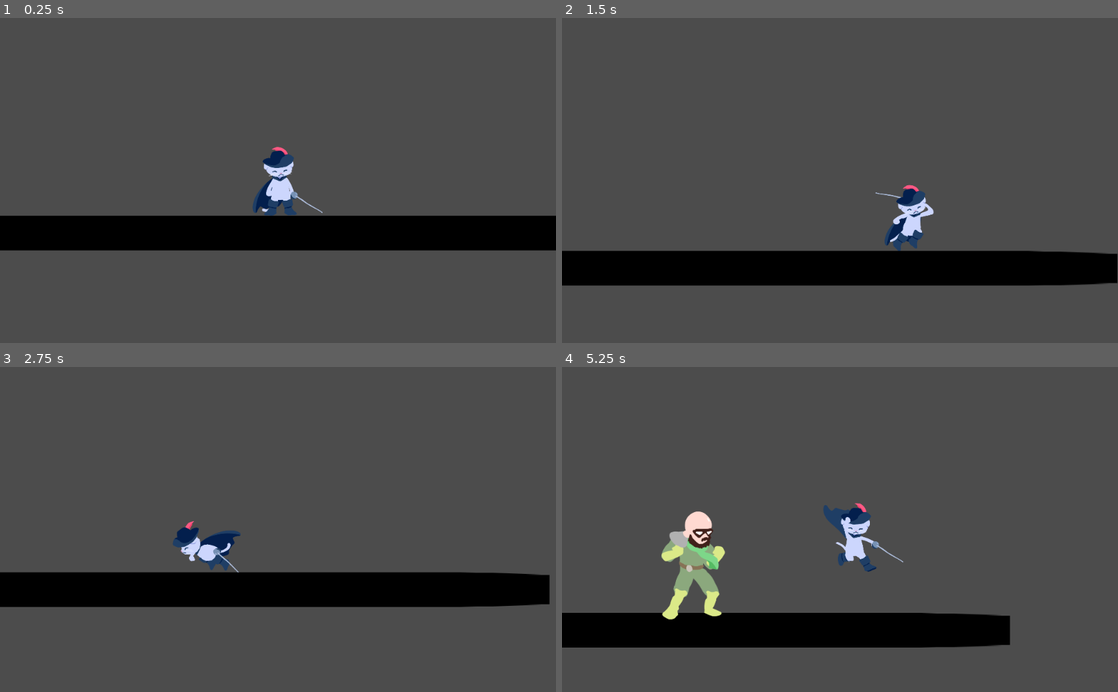
Above: before the commit, frames 1-4 (two rows, left to right).
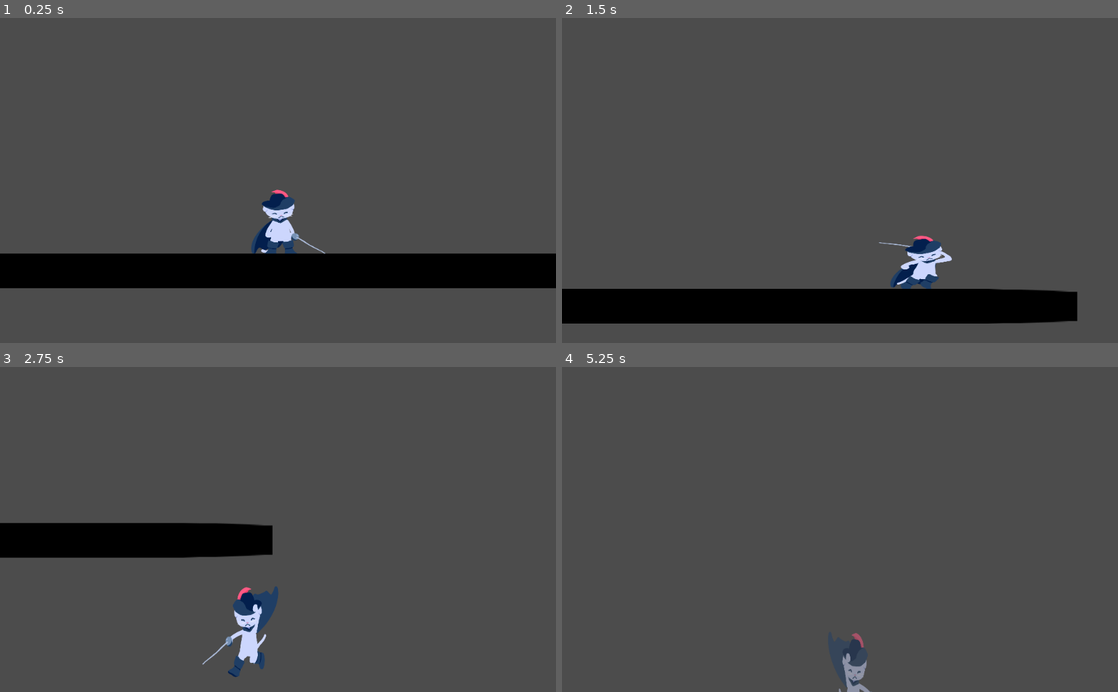
Above: after the commit, the same moments.

Repository: cyu2019/coots-game-proj
Game: Godot game, scene res://levels/test.tscn
The game is run twice, just before and just after one commit, with the same random seed, the same clock (stepped at 60 frames per second) and the same inputs. The engine's default icon, where the game draws it, is replaced by a stand-in: a white triangle on a blue panel in a dark square.
Inputs:
- Up to frame 1 (0.25 s): no input
- Up to frame 2 (1.5 s): hold Space (jump) 0.53-1.28 s; hold Right (move_right) from 0.53 s (still down); tap K (attack) at 1.35 s
- Up to frame 3 (2.75 s): tap Space (jump) at 1.52, 1.55, 1.82 s; release Right (move_right) at 2.03 s; hold A (move_left) from 2.03 s (still down); hold Space (jump) from 2.03 s (still down); tap Shift (dash) at 2.1 s
- Up to frame 4 (5.25 s): release A (move_left) at 2.78 s; release Space (jump) at 2.78 s; hold Right (move_right) 2.78-4.28 s; tap Space (jump) at 2.85, 3.02, 3.32, 4.52, 4.55, 4.82 s; hold Space (jump) 3.53-4.28 s; tap K (attack) at 3.6 s; hold A (move_left) 4.28-5.03 s; tap Shift (dash) at 4.35 s; hold Right (move_right) from 5.03 s (still down); hold Space (jump) from 5.03 s (still down)

The runs differ from the first frame. In frame 1, 22% of the frame differs, in the area x 0-100%, y 39-84%; in frame 2, 22%; in frame 3, 17%; in frame 4, 12%.

Commit message:
lots of juice!!! impacts, squash and stretch and stuff

Diff:
--- /dev/null
+++ b/particles/LandParticles.tscn
@@ -0,0 +1,32 @@
+[gd_scene load_steps=6 format=2]
+
+[ext_resource path="res://particles/OneShotParticles.gd" type="Script" id=1]
+[ext_resource path="res://particles/smoke.png" type="Texture" id=2]
+
+[sub_resource type="Curve" id=11]
+_data = [ Vector2( 0, 1 ), 0.0, -2.59146, 0, 0, Vector2( 1, 0 ), 0.0, 0.0, 0, 0 ]
+
+[sub_resource type="CurveTexture" id=10]
+curve = SubResource( 11 )
+
+[sub_resource type="ParticlesMaterial" id=12]
+emission_shape = 1
+emission_sphere_radius = 30.0
+flag_disable_z = true
+direction = Vector3( 0, -1, 0 )
+gravity = Vector3( 0, 1000, 0 )
+initial_velocity = 800.0
+orbit_velocity = 0.0
+orbit_velocity_random = 0.0
+scale = 0.1
+scale_random = 0.2
+scale_curve = SubResource( 10 )
+
+[node name="LandParitlces" type="Particles2D"]
+emitting = false
+amount = 16
+one_shot = true
+explosiveness = 1.0
+process_material = SubResource( 12 )
+texture = ExtResource( 2 )
+script = ExtResource( 1 )
--- /dev/null
+++ b/particles/OneShotParticles.gd
@@ -0,0 +1,16 @@
+extends Particles2D
+
+
+# Declare member variables here. Examples:
+# var a = 2
+# var b = "text"
+
+
+# Called when the node enters the scene tree for the first time.
+func _ready():
+	emitting = true
+	pass # Replace with function body.
+
+func _process(delta):
+	if not emitting:
+		queue_free()
--- a/player/player.gd
+++ b/player/player.gd
@@ -7,8 +7,8 @@
 const SLASH_SCENE = preload("res://player/slash/slash.tscn")
 
 # == numbers to tweak ==
-const max_speed = 600 # How fast the player will move (pixels/sec).
-const acceleration = 300
+const max_speed = 700 # How fast the player will move (pixels/sec).
+const acceleration = 350
 
 const gravity = 50
 const jump_speed = 1200
@@ -29,8 +29,10 @@
 
 var velocity
 var snap
+var should_flip = false
 var was_on_floor = true
 
+const initial_sprite_scale = 0.3
 
 var enemies_in_hurtbox = []
 var is_invincible = false
@@ -42,6 +44,7 @@
 func _ready():
 	Globals.player = self
 	velocity = Vector2.ZERO
+
 
 
 # the way we currently get variable jump heights is to cut the jump speed when the player releases the jump button.
@@ -82,10 +85,20 @@
 		enemies_in_hurtbox.remove(i)
 
 func squashy_stretch(delta):
-	#$AnimatedSprite.scale.y = lerp($AnimatedSprite.scale.y, 0.3 - abs(velocity.x)/max_speed/50, delta*5)
-	$AnimatedSprite.scale.x = lerp($AnimatedSprite.scale.x, 0.3 - abs(velocity.y)/max_speed/50, delta*5)
+	#https://www.youtube.com/watch?v=iJx6uKqufJo
+
+	if not is_on_floor() or state == GAME_STATE.DASH:
+		$AnimatedSprite.scale.y = range_lerp(abs(velocity.y), 0, abs(jump_speed), 0.9, 1.3) * initial_sprite_scale
+		$AnimatedSprite.scale.x = range_lerp(abs(velocity.y), 0, abs(jump_speed), 1.1, 0.9) * initial_sprite_scale
+
+
 	if is_on_floor() and not was_on_floor:
-		$AnimatedSprite.scale.y = 0.28
+		$AnimatedSprite.scale.y = range_lerp(abs(velocity.y), 0, abs(1700), 0.8, 0.6) * initial_sprite_scale
+		$AnimatedSprite.scale.x = range_lerp(abs(velocity.y), 0, abs(1700), 1.1, 1.4) * initial_sprite_scale
+	was_on_floor = is_on_floor()
+
+	$AnimatedSprite.scale.x = lerp($AnimatedSprite.scale.x, initial_sprite_scale, 1 - pow(0.01, delta))
+	$AnimatedSprite.scale.y = lerp($AnimatedSprite.scale.y, initial_sprite_scale, 1 - pow(0.01, delta))
 
 # called every frame
 func _process(delta):
@@ -94,7 +107,6 @@
 		hurt()
 
 	squashy_stretch(delta)
-	was_on_floor = is_on_floor()
 	# if there is ground within this vector it will stick the player to the ground so they can walk down slopes
 	# see move_and_slide_with_snap
 	snap = Vector2.DOWN * 16
@@ -162,7 +174,6 @@
 	elif $AnimatedSprite.animation == "attack_down":
 		offset_dir = Vector2(0, 1)
 
-
 	var slash = SLASH_SCENE.instance()
 	slash.init(offset_dir)
 	#slash.init(global_position, offset_dir)
@@ -175,9 +186,13 @@
 	var on_floor = is_on_floor()
 
 	if Input.is_action_pressed("move_right"):
+
 		velocity.x += acceleration
+
+		should_flip = false
 	elif Input.is_action_pressed("move_left"):
 		velocity.x -= acceleration
+		should_flip = true
 	else:
 		velocity.x += -sign(velocity.x) * acceleration
 
@@ -210,10 +225,7 @@
 		jump_cut()
 
 	if state == GAME_STATE.MOVEMENT:
-		if velocity.x < 0:
-			$AnimatedSprite.flip_h = true
-		elif velocity.x > 0:
-			$AnimatedSprite.flip_h = false
+		$AnimatedSprite.flip_h = should_flip
 
 		if velocity.y > 0:
 			$AnimatedSprite.play("fall")
--- a/player/player.tscn
+++ b/player/player.tscn
@@ -84,17 +84,18 @@
 script = ExtResource( 2 )
 
 [node name="AnimatedSprite" type="AnimatedSprite" parent="."]
+position = Vector2( 0, 75 )
 scale = Vector2( 0.3, 0.3 )
 frames = SubResource( 1 )
 animation = "idle"
-frame = 2
 playing = true
+offset = Vector2( 0, -250 )
 
 [node name="InvincibilityTimer" type="Timer" parent="."]
 one_shot = true
 
 [node name="InvincibilityFlashTimer" type="Timer" parent="."]
-wait_time = 0.5
+wait_time = 0.1
 autostart = true
 
 [node name="DashTimer" type="Timer" parent="."]
@@ -110,6 +111,8 @@
 shape = SubResource( 2 )
 
 [node name="Camera2D" type="Camera2D" parent="."]
+pause_mode = 2
+offset = Vector2( 0, -70 )
 current = true
 smoothing_enabled = true
 script = ExtResource( 3 )
--- /dev/null
+++ b/player/slash-impacts/SlashImpact.gd
@@ -0,0 +1,22 @@
+extends AnimatedSprite
+
+
+# Declare member variables here. Examples:
+# var a = 2
+# var b = "text"
+
+
+# Called when the node enters the scene tree for the first time.
+func _ready():
+	scale *= rand_range(0.9,1.1)
+	play()
+
+
+# Called every frame. 'delta' is the elapsed time since the previous frame.
+#func _process(delta):
+#	pass
+
+
+func _on_straightimpact_animation_finished():
+	queue_free()
+	pass # Replace with function body.
--- /dev/null
+++ b/player/slash-impacts/cross_impact.tscn
@@ -0,0 +1,26 @@
+[gd_scene load_steps=8 format=2]
+
+[ext_resource path="res://player/slash-impacts/SlashImpact.gd" type="Script" id=1]
+[ext_resource path="res://player/slash-impacts/cross-impact-sprites/slash-impact-20000.png" type="Texture" id=2]
+[ext_resource path="res://player/slash-impacts/cross-impact-sprites/slash-impact-20003.png" type="Texture" id=3]
+[ext_resource path="res://player/slash-impacts/cross-impact-sprites/slash-impact-20002.png" type="Texture" id=4]
+[ext_resource path="res://player/slash-impacts/cross-impact-sprites/slash-impact-20001.png" type="Texture" id=5]
+
+[sub_resource type="CanvasItemMaterial" id=2]
+blend_mode = 1
+
+[sub_resource type="SpriteFrames" id=1]
+animations = [ {
+"frames": [ ExtResource( 2 ), ExtResource( 5 ), ExtResource( 4 ), ExtResource( 3 ) ],
+"loop": false,
+"name": "default",
+"speed": 20.0
+} ]
+
+[node name="CrossImpact" type="AnimatedSprite"]
+material = SubResource( 2 )
+scale = Vector2( 0.8, 0.8 )
+frames = SubResource( 1 )
+script = ExtResource( 1 )
+
+[connection signal="animation_finished" from="." to="." method="_on_straightimpact_animation_finished"]
--- /dev/null
+++ b/player/slash-impacts/straight_impact.tscn
@@ -0,0 +1,26 @@
+[gd_scene load_steps=8 format=2]
+
+[ext_resource path="res://player/slash-impacts/straight-impact-sprites/slash-impact-10000.png" type="Texture" id=1]
+[ext_resource path="res://player/slash-impacts/straight-impact-sprites/slash-impact-10001.png" type="Texture" id=2]
+[ext_resource path="res://player/slash-impacts/straight-impact-sprites/slash-impact-10002.png" type="Texture" id=3]
+[ext_resource path="res://player/slash-impacts/SlashImpact.gd" type="Script" id=4]
+[ext_resource path="res://player/slash-impacts/straight-impact-sprites/slash-impact-10003.png" type="Texture" id=5]
+
+[sub_resource type="CanvasItemMaterial" id=2]
+blend_mode = 1
+
+[sub_resource type="SpriteFrames" id=1]
+animations = [ {
+"frames": [ ExtResource( 1 ), ExtResource( 2 ), ExtResource( 3 ), ExtResource( 5 ) ],
+"loop": false,
+"name": "default",
+"speed": 15.0
+} ]
+
+[node name="StraightImpact" type="AnimatedSprite"]
+material = SubResource( 2 )
+scale = Vector2( 0.8, 0.8 )
+frames = SubResource( 1 )
+script = ExtResource( 4 )
+
+[connection signal="animation_finished" from="." to="." method="_on_straightimpact_animation_finished"]
--- a/player/slash/slash.gd
+++ b/player/slash/slash.gd
@@ -5,10 +5,14 @@
 # var a = 2
 # var b = "text"
 
+const STRAIGHT_IMPACT_SCENE = preload("res://player/slash-impacts/straight_impact.tscn")
+const CROSS_IMPACT_SCENE = preload("res://player/slash-impacts/cross_impact.tscn")
 
+const PUSHBACK = Vector2(15000, 500)
 const OFFSET_AMOUNT = 125
 
 var hit = []
+var hit_dir
 
 # Called when the node enters the scene tree for the first time.
 func _ready():
@@ -16,7 +20,7 @@
 	pass # Replace with function body.
 
 """
-#unused, if we want slash to not be stuck to the player
+#unused, if we want slash to not be stuck to  the player
 func init(pos, offset_dir):
 	global_position = pos + offset_dir * OFFSET_AMOUNT
 	var angle = Vector2.RIGHT.angle_to(offset_dir)
@@ -26,6 +30,7 @@
 
 func init(offset_dir):
 	transform.origin = offset_dir * OFFSET_AMOUNT
+	hit_dir = offset_dir
 	var angle = Vector2.RIGHT.angle_to(offset_dir)
 	$AnimatedSprite.rotation = angle
 	$CollisionShape2D.rotation = angle
@@ -45,4 +50,14 @@
 		return
 	if "IS_ENEMY" in body:
 		body.hurt()
+		var impact1 = STRAIGHT_IMPACT_SCENE.instance()
+		var impact2 = CROSS_IMPACT_SCENE.instance()
+		impact1.global_position = body.global_position
+		impact2.global_position = body.global_position
+		impact1.rotation = $AnimatedSprite.rotation + rand_range(-0.5,0.5)
+		impact2.rotation = $AnimatedSprite.rotation + PI/2 + rand_range(-0.5,0.5)
+		get_tree().get_root().add_child(impact1)
+		get_tree().get_root().add_child(impact2)
+
 		hit.append(body)
+		get_parent().velocity = PUSHBACK * -hit_dir
--- a/player/slash/slash.tscn
+++ b/player/slash/slash.tscn
@@ -12,13 +12,17 @@
 "frames": [ ExtResource( 5 ), ExtResource( 3 ), ExtResource( 4 ), ExtResource( 2 ), ExtResource( 1 ) ],
 "loop": true,
 "name": "default",
-"speed": 20.0
+"speed": 30.0
 } ]
 
+[sub_resource type="CanvasItemMaterial" id=3]
+blend_mode = 1
+
 [sub_resource type="RectangleShape2D" id=2]
+extents = Vector2( 8.5, 10 )
 
 [node name="Slash" type="Area2D"]
-scale = Vector2( 0.4, 0.4 )
+scale = Vector2( 0.5, 0.5 )
 collision_layer = 256
 collision_mask = 256
 script = ExtResource( 6 )
@@ -27,6 +31,8 @@
 frames = SubResource( 1 )
 
 [node name="CollisionShape2D" type="CollisionShape2D" parent="."]
+material = SubResource( 3 )
+position = Vector2( -37.5, 0 )
 scale = Vector2( 25, 16 )
 shape = SubResource( 2 )
 
--- a/slime/slime.gd
+++ b/slime/slime.gd
@@ -1,16 +1,16 @@
 extends KinematicBody2D
 
-
 const IS_ENEMY = true
+const LAND_PARTICLES_SCENE = preload("res://particles/LandParticles.tscn")
 
 # == numbers to tweak ==
 const gravity = 3500
 const jump_speed = 300
 
-const KICK_SPEED = 1300
+var KICK_SPEED = 1300
 
 const STAGE_EDGE_X = 800
-const ATTACK_HEIGHT = 300
+const ATTACK_HEIGHT = 400
 
 const radius = 50
 
@@ -34,7 +34,7 @@
 
 var x_dir_to_player
 
-
+var base_color = Color.white
 var health = 60
 
 
@@ -50,11 +50,23 @@
 func hurt(damage=1):
 	health -= 1
 	print(health)
+	$AnimatedSprite.modulate = Color(100,100,100)
 	$ShakeTimer.start()
-
-	if health == 20:
-		#$WindupTimer.wait_time = 0.5
-		$ActionTimer.wait_time = 2
+	Globals.camera.shake(200,0.2)
+
+	# phase
+	if health == 30:
+		$WindupTimer.wait_time = 0.8
+		$ActionTimer.wait_time = 1
+		KICK_SPEED = 1600
+		base_color = Color.orange
+
+
+	if health == 10:
+		$ActionTimer.wait_time = 0.5
+		KICK_SPEED = 1800
+		base_color = Color.orangered
+
 
 	if health <= 0:
 		die()
@@ -76,11 +88,12 @@
 
 func face_player():
 	var dir_to_player = (Globals.player.global_position - global_position).normalized()
-	x_dir_to_player = dir_to_player.x if dir_to_player.x != 0 else 1
+	x_dir_to_player = sign(dir_to_player.x) if dir_to_player.x != 0 else 1
 	$AnimatedSprite.flip_h = true if dir_to_player.x < 0 else false
 
 # called every frame
 func _process(delta):
+	$AnimatedSprite.modulate = $AnimatedSprite.modulate.linear_interpolate(base_color, delta * 20)
 
 	if not $ShakeTimer.is_stopped():
 		$AnimatedSprite.offset = Vector2(rand_range(-shake_amount, shake_amount), rand_range(-shake_amount, shake_amount))
@@ -110,6 +123,10 @@
 		if $FloorCast.is_colliding():
 			state = GAME_STATE.LAND
 			Globals.camera.shake(400,0.5)
+
+			var particles = LAND_PARTICLES_SCENE.instance()
+			particles.global_position = global_position + Vector2.DOWN * 80
+			get_tree().get_root().add_child(particles)
 		process_movement_gravity(delta)
 	elif state == GAME_STATE.KICK_WINDUP:
 		$AnimatedSprite.play("kick_windup")
@@ -135,6 +152,11 @@
 		if $FloorCast.is_colliding():
 			velocity.x = 0
 			state = GAME_STATE.LAND
+
+			var particles = LAND_PARTICLES_SCENE.instance()
+			particles.global_position = global_position + Vector2.DOWN * 80
+			get_tree().get_root().add_child(particles)
+
 			Globals.camera.shake(400,0.3)
 		process_movement(delta)
 
@@ -216,10 +238,11 @@
 	if state == GAME_STATE.IDLE:
 
 		var allowed_actions = 1
-		if health <= 20:
+		if health <= 30:
 			allowed_actions = 3
 		elif health <= 40:
 			allowed_actions = 2
+
 
 		var choice = randi() % allowed_actions
 		if choice == 0:
@@ -255,7 +278,6 @@
 	if state == GAME_STATE.STOMP_WINDUP:
 		state = GAME_STATE.STOMP
 	elif state == GAME_STATE.KICK_WINDUP:
-		$AnimatedSprite.play("kick")
 		velocity.x = x_dir_to_player * KICK_SPEED
 		state = GAME_STATE.KICK
 		Globals.camera.shake(400,0.3)
--- a/slime/slime.tscn
+++ b/slime/slime.tscn
@@ -111,6 +111,8 @@
 scale = 0.5
 scale_random = 0.5
 scale_curve = SubResource( 7 )
+hue_variation = 0.1
+hue_variation_random = 0.25
 
 [node name="slime" type="KinematicBody2D"]
 collision_layer = 256
@@ -145,6 +147,7 @@
 
 [node name="FireParticles" type="Particles2D" parent="."]
 material = SubResource( 3 )
+position = Vector2( -1, 33 )
 emitting = false
 amount = 32
 speed_scale = 1.5
Binary file added: particles/smoke.png
Not shown, added: particles/smoke.png.import
Binary file added: player/poof/dash-poof0000.png
Not shown, added: player/poof/dash-poof0000.png.import
Binary file added: player/poof/dash-poof0001.png
Not shown, added: player/poof/dash-poof0001.png.import
Binary file added: player/slash-impacts/cross-impact-sprites/slash-impact-20000.png
Not shown, added: player/slash-impacts/cross-impact-sprites/slash-impact-20000.png.import
Binary file added: player/slash-impacts/cross-impact-sprites/slash-impact-20001.png
Not shown, added: player/slash-impacts/cross-impact-sprites/slash-impact-20001.png.import
Binary file added: player/slash-impacts/cross-impact-sprites/slash-impact-20002.png
Not shown, added: player/slash-impacts/cross-impact-sprites/slash-impact-20002.png.import
(and 11 more such lines)
